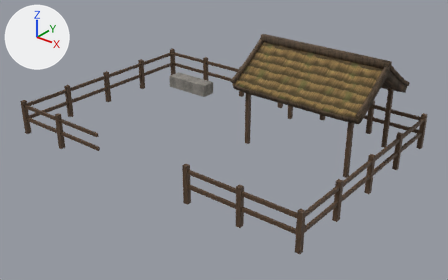
What one commit did to the glTF model godot/assets/environment/beast_pen.glb.
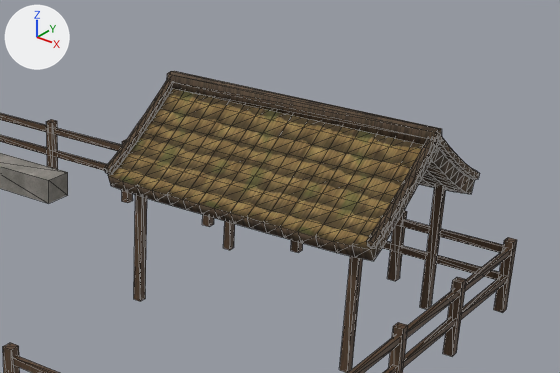
There are two pictures of each version: one whole from a camera (50 mm lens) standing at (12.99, -15.95, 9.87) and looking at (0.59, -0.45, 0.26), one close up on the part from 40% to 100% of the width and 0% to 64% of the height. The axes (+X, +Y, +Z) are drawn at upper left. The lights are the same throughout. The first two pictures are the older version. The close-ups show mesh edges as thin lines. Objects named as collision shapes, trigger or cutter boxes, shadow casters or lower levels of detail are left out. Vertices at exactly the same position are counted once.

Script lines for the objects in view, before the commit:
```python
me_shelter_001 = bpy.data.meshes.new('Shelter.001')
me_shelter_001.from_pydata(...)  # 595 vertices, 1216 faces; spans x 0.58..5.42, y 0.0..3.6, z 1.98..3.4
# faces by material slot: [512, 704]
me_shelter_001.materials.append(mat_thatch)
me_shelter_001.materials.append(mat_log_bark)
me_shelterridge = bpy.data.meshes.new('ShelterRidge')
me_shelterridge.from_pydata(...)  # 232 vertices, 444 faces; spans x 0.54..5.46, y -0.03..3.63, z 2.25..3.6
me_shelterridge.materials.append(mat_log_bark)
me_trough = bpy.data.meshes.new('Trough')
me_trough.from_pydata(...)  # a box spanning x -5.0..-3.0, y 2.7..3.3, z 0.0..0.5
me_trough.materials.append(mat_rustic_stone)
ob_shelter = bpy.data.objects.new('Shelter', me_shelter_001)
ob_shelter.location = (0.0, 0.0, 0.0)
ob_shelterridge = bpy.data.objects.new('ShelterRidge', me_shelterridge)
ob_shelterridge.location = (0.0, 0.0, 0.0)
ob_trough = bpy.data.objects.new('Trough', me_trough)
ob_trough.location = (0.0, 0.0, 0.0)
# also in view: 'Fence' at (0.0, 0.0, 0.55); 'ShelterPosts' at (3.0, 1.8, 1.1)
```
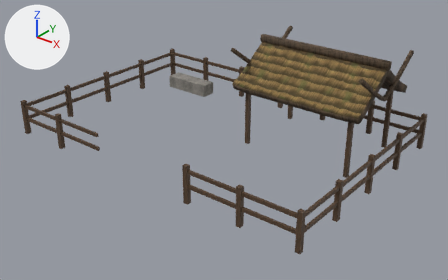
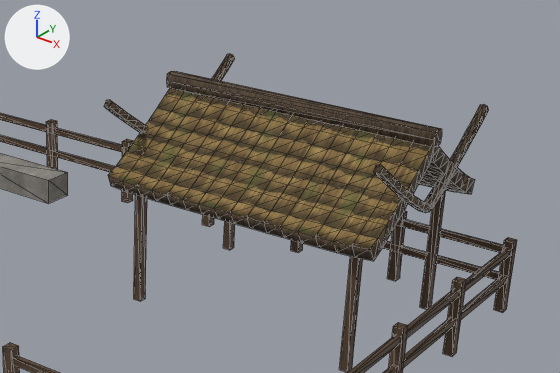
Diff of the bpy script that builds the scene:
```diff
--- a/godot/assets/environment/beast_pen.glb.py
+++ b/godot/assets/environment/beast_pen.glb.py
@@ me_shelter_001 @@
 # used by ob_shelter; location = (0.0, 0.0, 0.0)
-me_shelter_001.from_pydata(...)  # 595 vertices, 1216 faces; spans x 0.58..5.42, y 0.0..3.6, z 1.98..3.4
+me_shelter_001.from_pydata(...)  # 578 vertices, 1152 faces; spans x 0.58..5.42, y 0.0..3.6, z 1.98..3.4
+# me_shelter_001 part 1
+# 34 vertices are removed from x 0.6..5.4, y 1.65..1.95, z 3.2
+# 134 faces are deleted
+# 17 new vertices lie (0.0, 0.08, 0.12) away from vertices in x 0.6..5.4, y 1.72, z 3.03
+# 70 new faces join them, mat_log_bark
 me_shelter_001.materials.append(mat_thatch)
@@ me_shelterridge @@
 # used by ob_shelterridge; location = (0.0, 0.0, 0.0)
-me_shelterridge.from_pydata(...)  # 232 vertices, 444 faces; spans x 0.54..5.46, y -0.03..3.63, z 2.25..3.6
+me_shelterridge.from_pydata(...)  # 220 vertices, 428 faces; spans x 0.54..5.46, y -0.05..3.65, z 2.24..3.6
+# me_shelterridge part 2: the loose piece of 54 vertices spanning x 0.54..0.66, y -0.03..1.85, z 2.25..3.53 is rebuilt with 102 vertices and now spans x 0.54..0.66, y -0.05..3.65, z 2.24..3.53
+# me_shelterridge part 3: the loose piece of 54 vertices spanning x 5.34..5.46, y 1.75..3.63, z 2.25..3.53 is rebuilt with 102 vertices and now spans x 5.34..5.46, y -0.05..3.65, z 2.24..3.53
+# me_shelterridge part 4: the loose piece of 54 vertices spanning x 5.34..5.46, y -0.03..1.85, z 2.25..3.53 is deleted
+# other edits to the shape of me_shelterridge do not show in these pictures
 me_shelterridge.materials.append(mat_log_bark)
```

Changed parts and their boxes (x1, y1, x2, y2) in the close-ups (560 x 373 px):
'Shelter', reshaped
    before: (108, 88, 474, 261)
    after: (108, 88, 475, 261)
'ShelterRidge', reshaped (10% shorter)
    before: (104, 71, 480, 248)
    after: (104, 54, 489, 213)
part 1 of me_shelter_001, reshaped (mostly hidden)
    before: (430, 147, 439, 163)
    after: (430, 146, 440, 163)
part 2 of me_shelterridge, rebuilt
    before: (104, 80, 173, 175)
    after: (104, 54, 235, 133)
part 3 of me_shelterridge, rebuilt
    before: (437, 134, 480, 180)
    after: (373, 104, 489, 213)
part 4 of me_shelterridge, deleted
    before: (367, 135, 439, 248)
